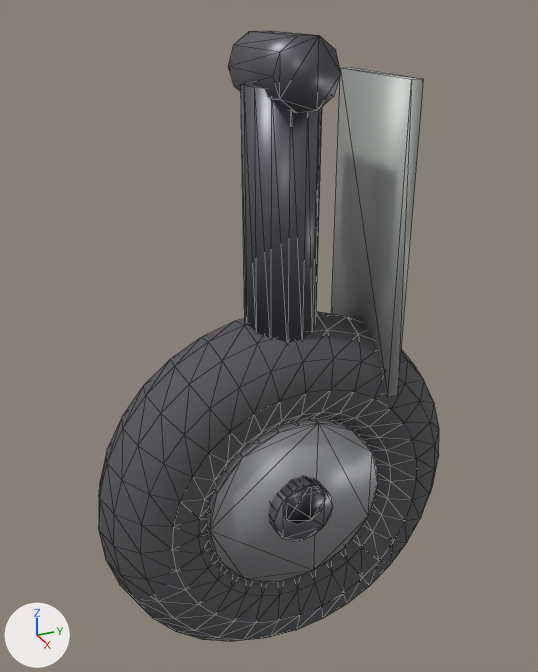
The glTF model models/wheel_retract.glb as it was, and as the next commit left it.
Rendered twice from a camera (50 mm lens) standing at (1.006, -0.473, 0.075) and looking at (-0.034, -0.005, -0.445). The lights are fixed; the arrows at lower left show +X, +Y and +Z. The picture after the commit comes second. Mesh edges are drawn as thin lines. Vertices at exactly the same position are counted once.

Before the edit, the objects in view are built like this:
```python
me_cylinder = bpy.data.meshes.new('Cylinder')
me_cylinder.from_pydata(...)  # 628 vertices, 1224 faces; spans x -0.1..0.1, y -0.325..0.325, z -1.045..0.028
# faces by material slot: [124, 44, 12, 768, 216, 60]
me_cylinder.materials.append(mat_gunmetal)  # dark grey #65656c
me_cylinder.materials.append(mat_steel)  # light grey #c4c7cb
me_cylinder.materials.append(mat_doorpanel)  # grey #aaadaa
me_cylinder.materials.append(mat_rubber)  # dark grey #555559
me_cylinder.materials.append(mat_rim)  # grey #adafb3
me_cylinder.materials.append(mat_hub)  # grey #909399
ob_leg = bpy.data.objects.new('Leg', me_cylinder)
ob_leg.location = (0.0, 0.0, 0.0)
```
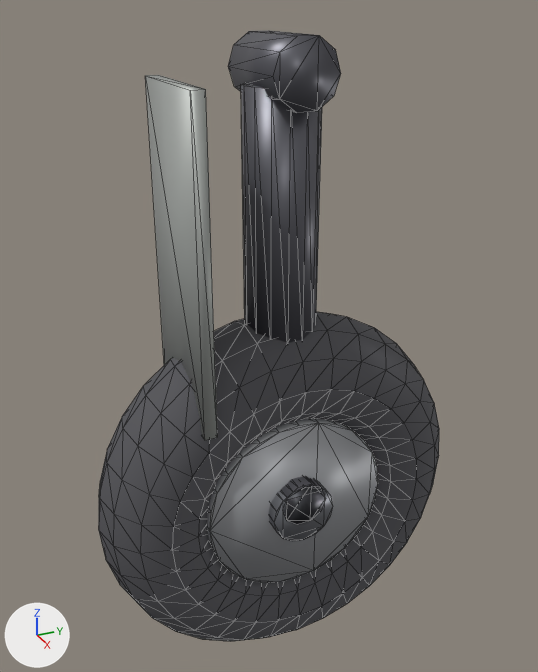
Commit message: Fahrwerk: Bein-Verkleidung von vorn nach HINTEN verlegt

The change in detail:
me_cylinder has 628 vertices, 1224 faces and spans x -0.1..0.1, y -0.325..0.325, z -1.045..0.028.
me_cylinder is used by ob_leg; location (0.0, 0.0, 0.0).
me_cylinder part 1: the loose piece of 8 vertices spanning x -0.1..0.1, y 0.15..0.17, z -0.53..-0.03 is moved by (0.0, -0.32, 0.0).

Where the change shows, as pixel boxes (x1, y1, x2, y2) in the pictures (538 x 672 px; the box of a moved part takes in the faces that stretch with it):
part 1 of me_cylinder, moved or reshaped
    before: (331, 67, 424, 397)
    after: (145, 75, 217, 440)
